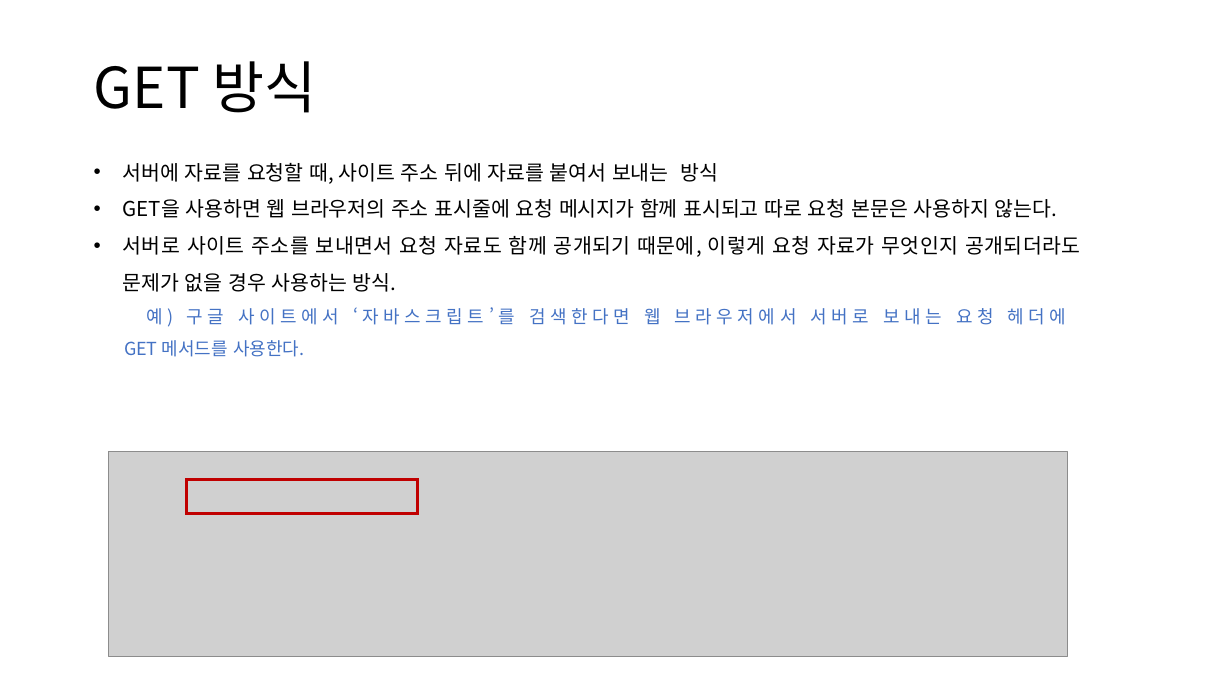
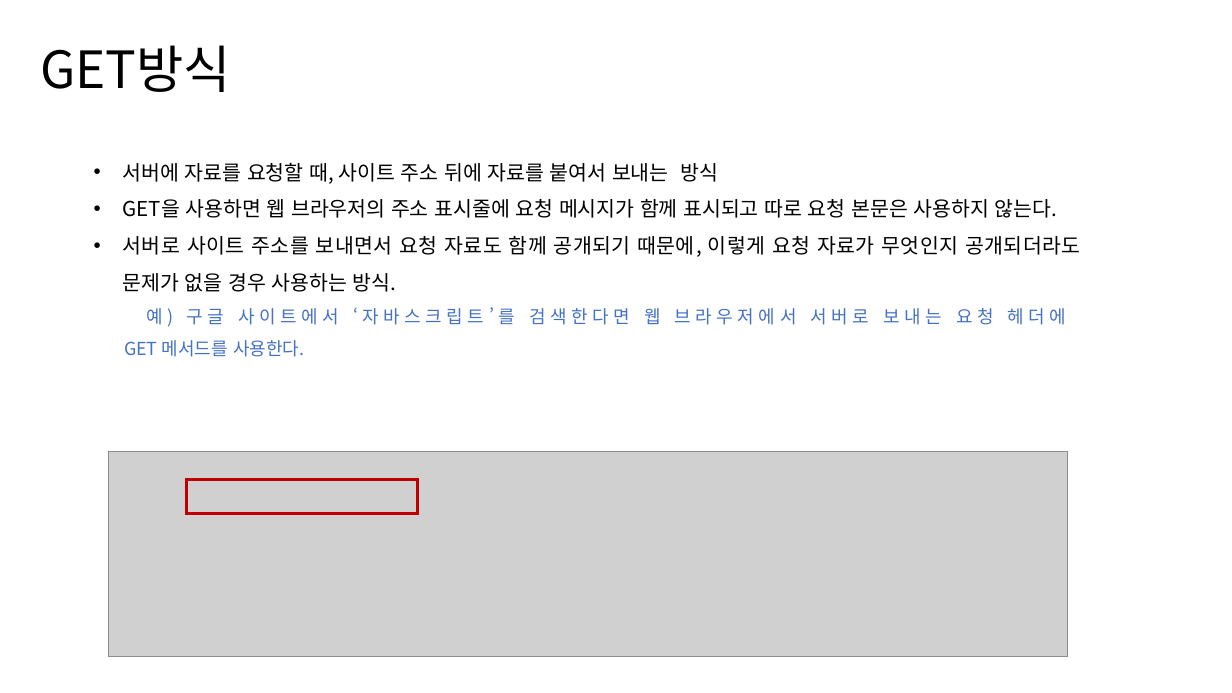
Before and after one commit to hizerdfo/poly_data_javascript_2023, a slide deck: slide 14 of 331-HTTP 통신/331-1.http통신.pptx. Drawn at 1232x693 pixels with LibreOffice and Linux fonts; fonts in the diff are those of the drawing; grey boxes stand for pictures. Boxes give left, top, right and bottom in pixels: in the first picture for what was removed or moved away, otherwise in the second. Text is boxed around its words. In the diff, an @@ line names an element or a change of style, - is before the commit and + after.

```diff
--- a/331-HTTP 통신/331-1.http통신.pptx
+++ b/331-HTTP 통신/331-1.http통신.pptx
@@ text added at (40, 45, 231, 92), 40 pt, text #000000 @@
+GET방식
@@ title removed at (94, 61, 317, 113) @@
-GET 방식
```
Also in this commit, not shown: 8 other slides changed, 44 other files.
